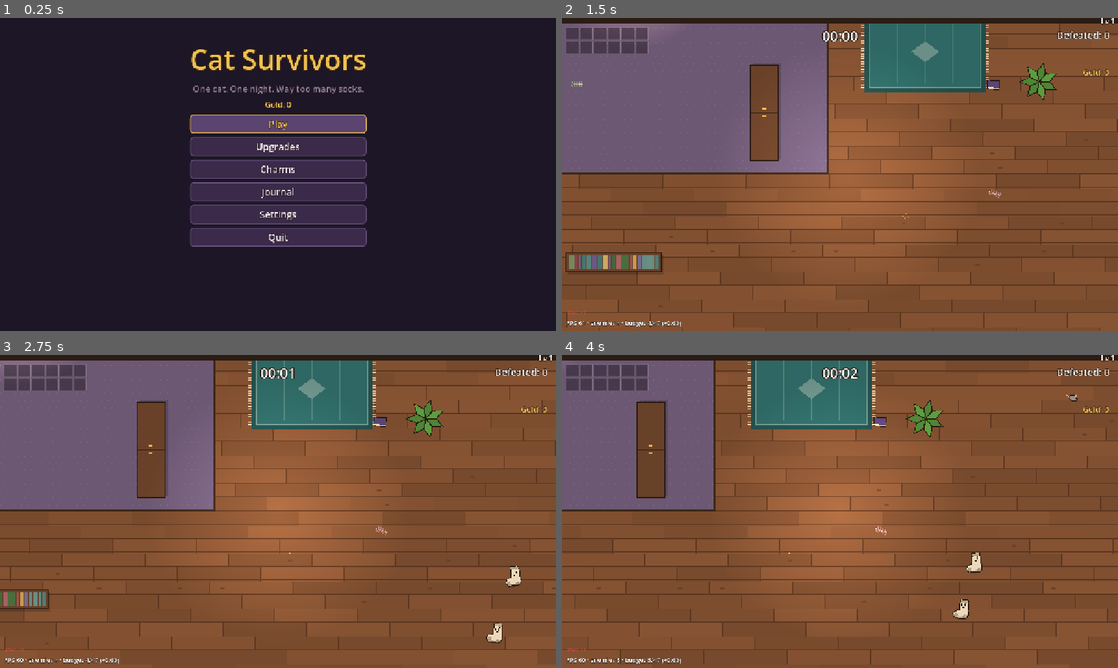
Above: before the commit, frames 1-4 (two rows, left to right).
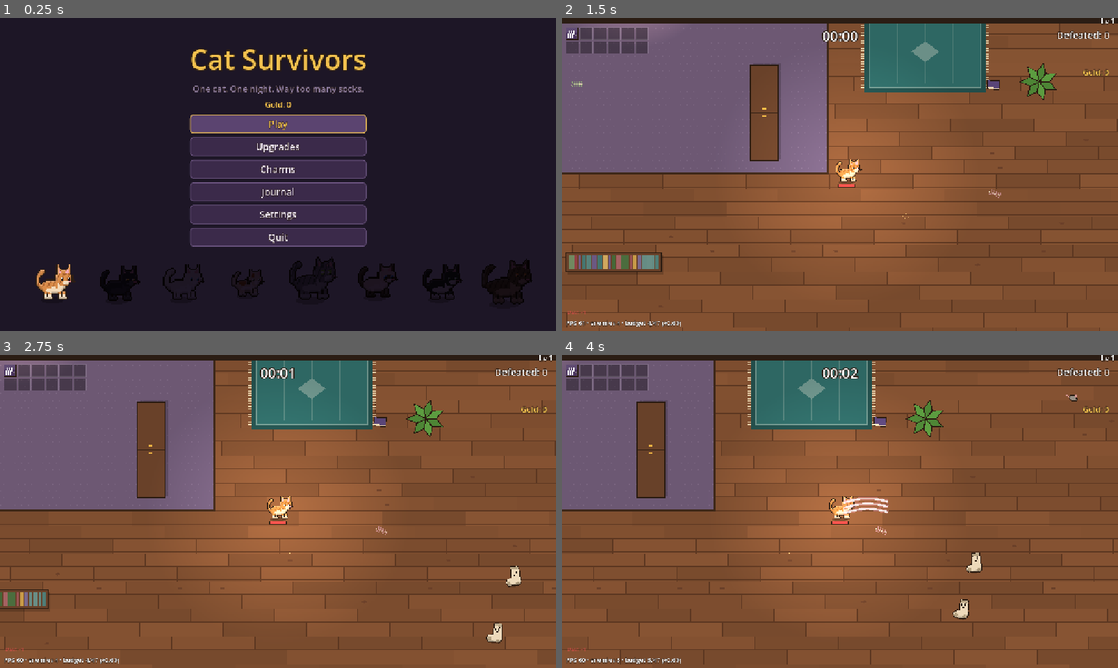
Above: after the commit, the same moments.

Repository: johnniccon01/cat-survivors
Game: Godot game, scene res://scenes/main_menu.tscn
Two runs of this game, one before a commit and one after it. Both use one fixed random seed, a clock stepped at 60 frames per second and the inputs below.
Inputs (mouse positions are in pixels of both pictures, inside the frame that each line leads up to):
- Up to frame 1 (0.25 s): no input
- Up to frame 2 (1.5 s): click "Play" at 0.5 s; tap Enter (ui_accept) at 1.25 s; move the mouse to (962, 158) at 1.27 s; hold D (move_right) from 1.28 s (still down); hold C (charms) from 1.28 s (still down); click (962, 158) at 1.42 s
- Up to frame 3 (2.75 s): tap U (shop) at 1.52, 1.82 s; release D (move_right) at 2 s; release C (charms) at 2 s; drag from (166, 527) to (250, 574) at 2.02 s
- Up to frame 4 (4 s): move the mouse to (895, 442) at 2.77 s; hold D (move_right) 2.78-3.5 s; hold J (journal) 2.78-3.5 s; drag from (812, 574) to (673, 464) at 3.52 s

The runs differ from the first frame. In frame 1, 2.4% of the frame differs, in the area x 6-96%, y 76-92%; in frame 2, 0.3%; in frame 3, 0.3%; in frame 4, 0.6%.
Error before the commit: Parse Error: Cannot infer the type of "extras" variable because the value doesn't have a set type. (res://scripts/util/cat_art.gd:146)

Commit message:
Fix the journal build: type the silhouette flag in CatArt
The previous commit broke script compilation (an untyped Variant in
cat_art.gd). Checks were not gated on their result; they are now.

Co-Authored-By: Claude Opus 5.5 <noreply@anthropic.com>

Diff:
--- a/scripts/util/cat_art.gd
+++ b/scripts/util/cat_art.gd
@@ -143,7 +143,7 @@
 	ci.draw_set_transform(offset, 0.0, Vector2(facing, 1) * zoom)
 	var s: float = lk["size"]
 	# A silhouette keeps secrets: no wings, halo or horns to give it away.
-	var extras := not lk.get("silhouette", false)
+	var extras: bool = not lk.get("silhouette", false)
 	if extras and lk.get("wings", false) and not dead:
 		_draw_wings(ci, s, walk_t)
 	Sprites.draw_frame(ci, sprite, col, row, tint)
